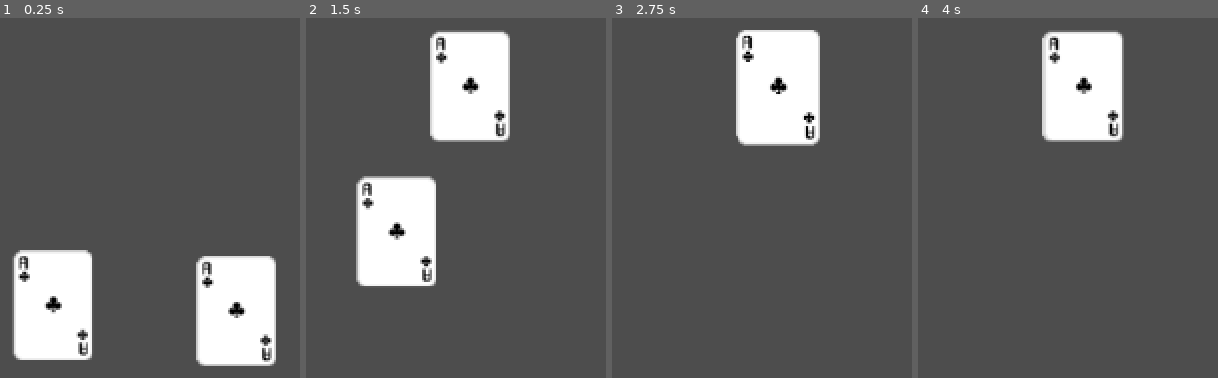
Above: before the commit, frames 1-4 (left to right).
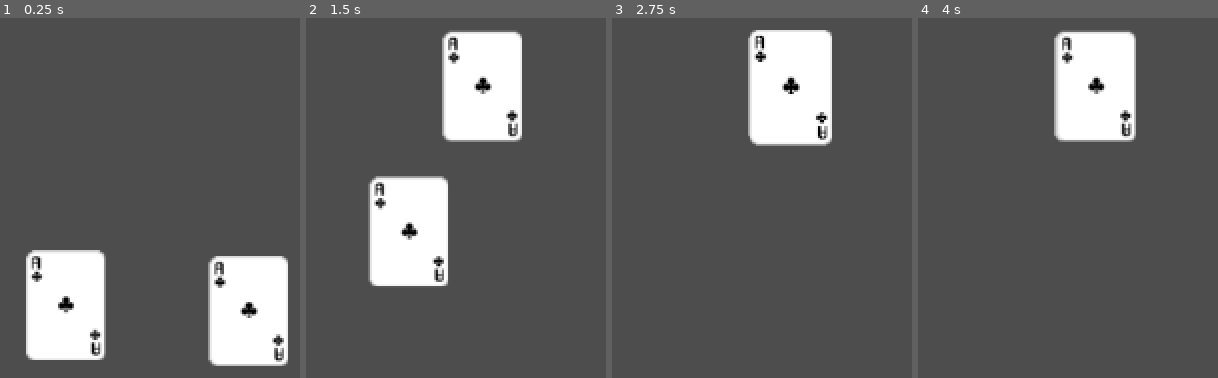
Above: after the commit, the same moments.

Repository: Otaibifmf/card-game
Game: Godot game, scene res://Main.tscn
The game is run twice, just before and just after one commit, with the same random seed, the same clock (stepped at 60 frames per second) and the same inputs.
Inputs (mouse positions are in pixels of both pictures, inside the frame that each line leads up to):
- Up to frame 1 (0.25 s): no input
- Up to frame 2 (1.5 s): tap Enter at 0.5 s; drag from (543, 309) to (471, 86) at 0.52 s; drag from (360, 306) to (471, 86) at 1.27 s
- Up to frame 3 (2.75 s): move the mouse to (777, 86) at 2.02 s; click (777, 86) at 2.17 s
- Up to frame 4 (4 s): tap Space at 2.75 s; drag from (outside the picture) to (1086, 86) at 2.77 s; tap Enter at 3.5 s; move the mouse to (outside the picture) at 3.52 s; click (outside the picture) at 3.67 s

The runs differ from the first frame. In frame 1, 7.4% of the frame differs, in the area x 4-96%, y 64-97%; in frame 2, 7.3%; in frame 3, 3.8%; in frame 4, 3.9%.

Commit message:
Added a shitty card slot, cards work tho

Diff:
--- a/CardManager.gd
+++ b/CardManager.gd
@@ -1,6 +1,7 @@
 extends Node2D
 
 const COLLISION_MASK_CARD = 1
+const COLLISION_MASK_CARD_SLOT = 2
 
 var card_being_dragged
 var drag_offset = Vector2.ZERO
@@ -46,7 +47,14 @@
 
 
 func finish_drag():
+	print("Running")
 	card_being_dragged.scale = Vector2(1.05, 1.05)
+	var card_slot_found = raycast_check_for_card_slot()
+	if card_slot_found and not card_slot_found.card_in_slot:
+		print("Card slot found")
+		card_being_dragged.position = card_slot_found.position
+		card_being_dragged.get_node("Area2D/CollisionShape2D").disabled = true
+		card_slot_found.card_in_slot = true
 	card_being_dragged = null
 
 func connect_card_signals(card):
@@ -79,6 +87,17 @@
 		card.scale = Vector2(1, 1)
 		card.z_index = 1
 
+func raycast_check_for_card_slot():
+	var space_state = get_world_2d().direct_space_state
+	var parameters = PhysicsPointQueryParameters2D.new()
+	parameters.position = get_global_mouse_position()
+	parameters.collide_with_areas = true
+	parameters.collision_mask = COLLISION_MASK_CARD_SLOT
+	var result = space_state.intersect_point(parameters)
+	if result.size() > 0:
+		return result[0].collider.get_parent()
+	return null
+
 
 func raycast_check_for_card():
 	var space_state = get_world_2d().direct_space_state
@@ -88,7 +107,6 @@
 	parameters.collision_mask = COLLISION_MASK_CARD
 	var result = space_state.intersect_point(parameters)
 	if result.size() > 0:
-		#return result[0].collider.get_parent()
 		return get_card_with_highest_z_index(result)
 	return null
 
--- /dev/null
+++ b/CardSlot.gd
@@ -0,0 +1,3 @@
+extends Node2D
+
+var card_in_slot = false
--- /dev/null
+++ b/CardSlot.tscn
@@ -0,0 +1,19 @@
+[gd_scene load_steps=3 format=3 uid="uid://7yxfj40p72u6"]
+
+[ext_resource type="Texture2D" uid="uid://c47ylhfflhh4s" path="res://CardSlot.png" id="1_7v6o5"]
+
+[sub_resource type="RectangleShape2D" id="RectangleShape2D_ulfnr"]
+size = Vector2(180, 267)
+
+[node name="CardSlot" type="Node2D"]
+
+[node name="CardSlotImage" type="Sprite2D" parent="."]
+texture = ExtResource("1_7v6o5")
+
+[node name="Area2D" type="Area2D" parent="."]
+collision_layer = 2
+collision_mask = 4
+
+[node name="CollisionShape2D" type="CollisionShape2D" parent="Area2D"]
+position = Vector2(-1, 0.5)
+shape = SubResource("RectangleShape2D_ulfnr")
--- a/Main.tscn
+++ b/Main.tscn
@@ -6,7 +6,7 @@
 [node name="Main" type="Node2D"]
 
 [node name="CardManager" type="Node2D" parent="."]
-position = Vector2(670, 336)
+position = Vector2(679, 336)
 script = ExtResource("1_g18sq")
 
 [node name="Card" parent="CardManager" instance=ExtResource("2_mpv81")]
Binary file added: CardSlot.png
Not shown, added: CardSlot.png.import
